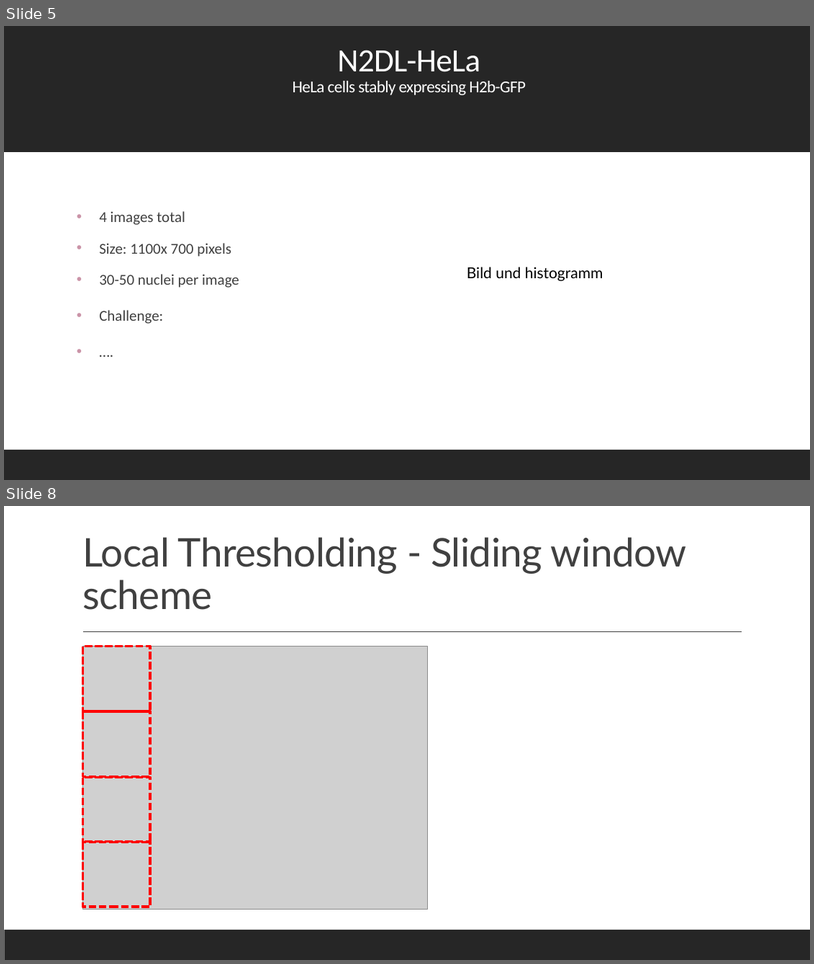
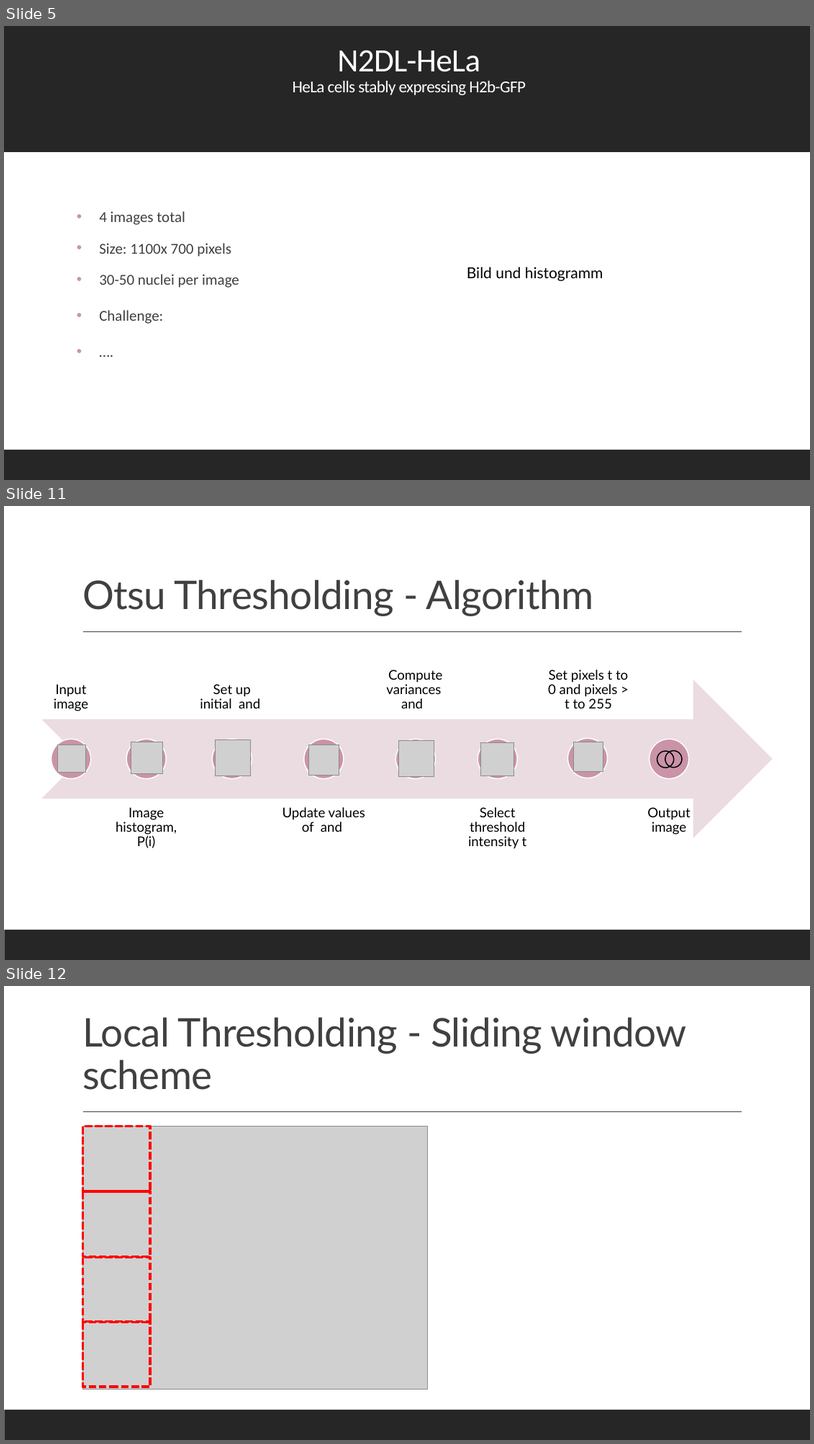
Before and after one commit to datascience-mobi-2022/2022-topic-01-team-04, a slide deck: presentation/layout(2).pptx. Shown one above the other, each under a label of ours: slides 5 and 8 before the commit, slides 5, 11 and 12 after it; the slides between them are not shown. The pictures are 814x964 and 814x1444 pixels, drawn with LibreOffice and Linux fonts; fonts in the diff are those of the drawing; grey boxes stand for pictures. Boxes give left, top, right and bottom in pixels: in the first picture for what was removed or moved away, otherwise in the second. Text is boxed around its words. In the diff, an @@ line names an element or a change of style, - is before the commit and + after.

Commit message:
Maribel slides ergänzt
es fehlen aber noch 1-2 Histogramme und ein bild

```diff
--- a/presentation/layout(2).pptx
+++ b/presentation/layout(2).pptx
@@ slide 11 added at (4,506,810,960), background #FFFFFF; not listed: 2 template elements that a slide beside it also shows @@
@@ title added at (82,579,594,616), 47 pt, text #404040 @@
+Otsu Thresholding - Algorithm
@@ picture added at (131,742,163,774) @@
@@ picture added at (215,740,251,776) @@
@@ picture added at (399,741,434,777) @@
@@ picture added at (481,743,514,775) @@
@@ picture added at (574,742,603,771) @@
@@ group added at (41,669,773,849): 8 texts, 8 ellipses, 1 notched right arrow @@
+Input image
+Image histogram, P(i)
+Set up initial and
+Update values of and
+Compute variances and
+Select threshold intensity t
+Set pixels t to 0 and pixels > t to 255
+Output image
@@ picture added at (58,744,85,772) @@
@@ picture added at (309,744,339,775) @@
@@ ellipse added at (657,750,675,769), outline #000000 1.25 pt @@
@@ ellipse added at (665,750,684,768), outline #000000 1.25 pt @@
@@ what was slide 8 is now slide 12 @@
```
Also in this commit, not shown: 1 slide changed, 4 other slides added, 1 slide removed.
